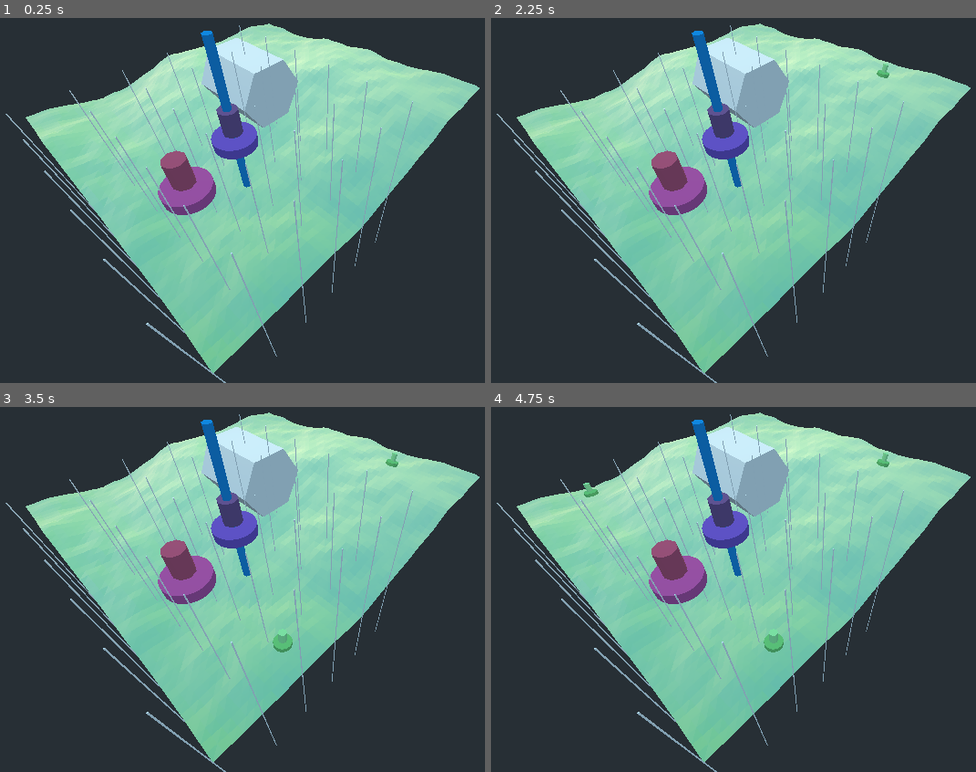
Above: before the commit, frames 1-4 (two rows, left to right).
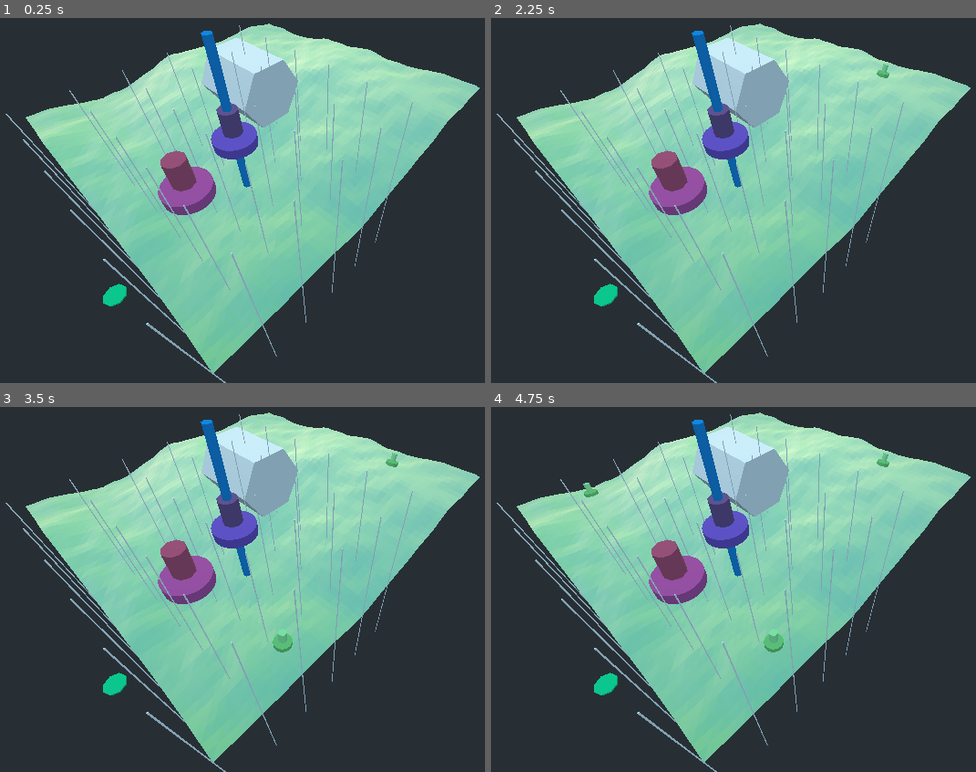
Above: after the commit, the same moments.

Repository: Aziroshin/citygamesystems
Game: Godot game, scene res://Root.tscn
Same seed, same stepped clock (60 frames per second), same inputs: the game is played once before the commit and once after it.
Inputs (mouse positions are in pixels of both pictures, inside the frame that each line leads up to):
- Up to frame 1 (0.25 s): no input
- Up to frame 2 (2.25 s): tap Enter at 0.5, 2 s; move the mouse to (971, 149) at 0.52 s; click (971, 149) at 0.67 s; tap Space at 1.25 s; move the mouse to (665, 189) at 1.27 s; click (665, 189) at 1.42 s; move the mouse to (883, 76) at 2.02 s; click (883, 76) at 2.17 s
- Up to frame 3 (3.5 s): tap Space at 2.75 s; move the mouse to (281, 644) at 2.77 s; click (281, 644) at 2.92 s
- Up to frame 4 (4.75 s): tap Enter at 3.5 s; move the mouse to (outside the picture) at 3.52 s; click (outside the picture) at 3.67 s; tap Space at 4.25 s; move the mouse to (592, 494) at 4.27 s; click (592, 494) at 4.42 s

The runs differ from the first frame. In frame 1, 0.2% of the frame differs, in the area x 21-27%, y 72-79%; in frame 2, 0.2%; in frame 3, 0.2%; in frame 4, 0.2%.

Commit message:
🐛 `Cavedig.needle` is now using `call_deferred` when adding itself as a child, so it can be used from code executed at a time when adding a child would fail.

Diff:
--- a/dev/Cavedig/Cavedig.gd
+++ b/dev/Cavedig/Cavedig.gd
@@ -21,7 +21,7 @@
 ) -> CSGCylinder:
 	var shader = load("res://dev/visualization/VisualizationShader.tres")
 	var debug_cylinder = CSGCylinder.new()
-	parent.add_child(debug_cylinder)
+	parent.call_deferred("add_child", debug_cylinder)
 	debug_cylinder.material_override = shader.duplicate()
 	debug_cylinder.material_override.set_shader_param("color", color)
 	debug_cylinder.height = height
